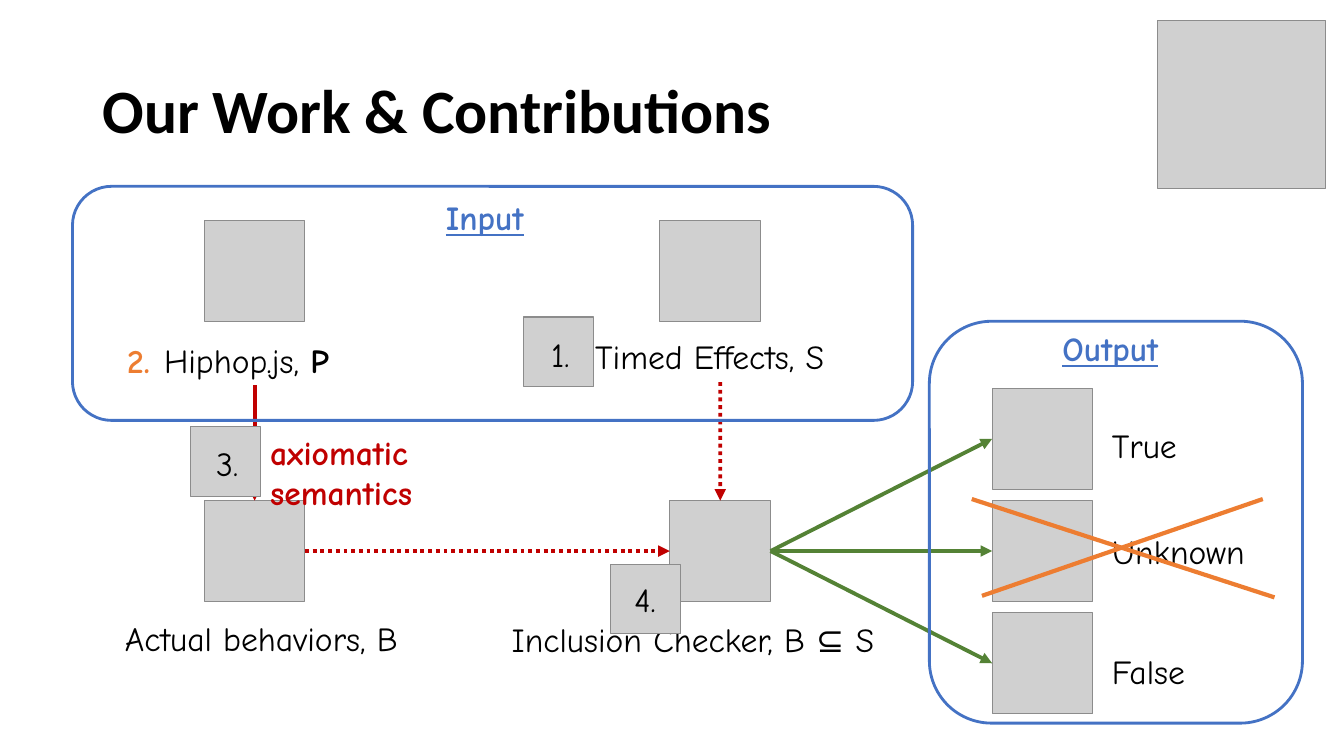
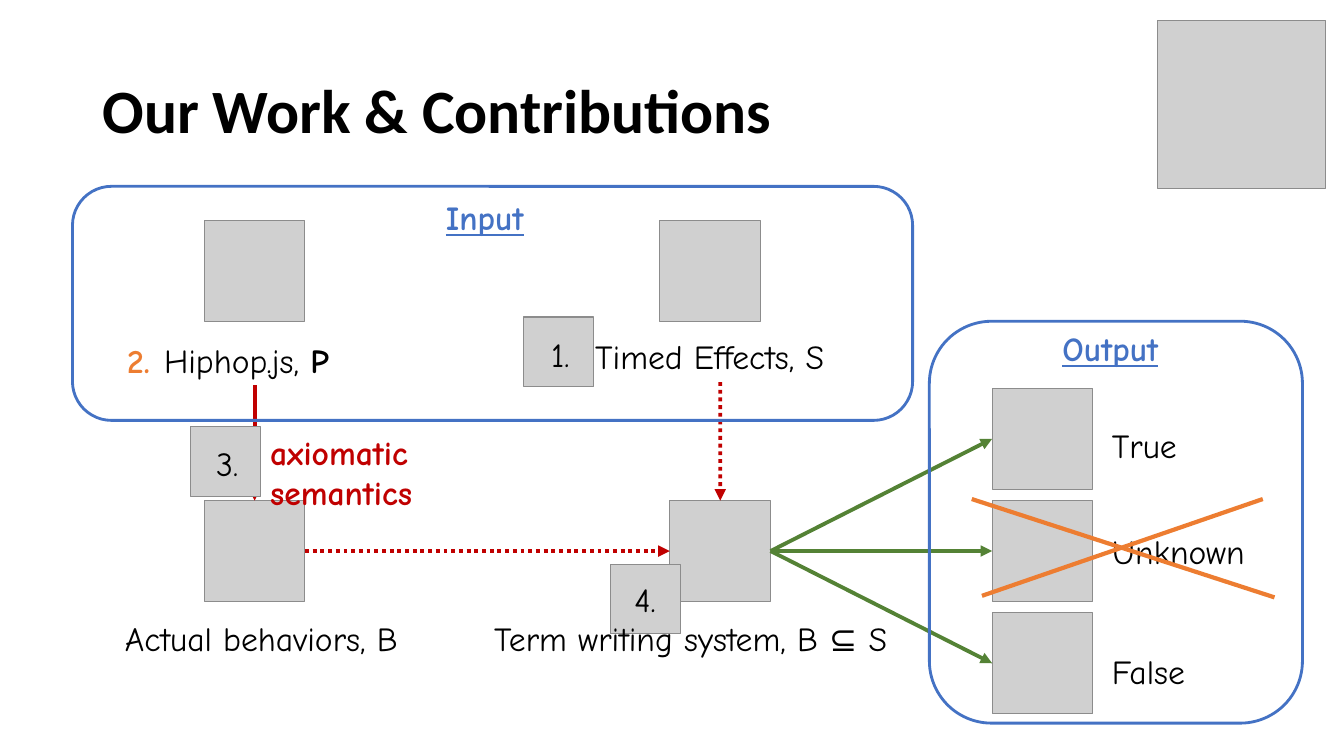
Before and after one commit to songyahui/Semantics_HIPHOP, a slide deck: slide 8 of timed_eff.pptx. Drawn at 1344x756 pixels with LibreOffice and Linux fonts; fonts in the diff are those of the drawing; grey boxes stand for pictures. Boxes give left, top, right and bottom in pixels: in the first picture for what was removed or moved away, otherwise in the second. Text is boxed around its words. In the diff, an @@ line names an element or a change of style, - is before the commit and + after.

```diff
--- a/timed_eff.pptx
+++ b/timed_eff.pptx
@@ text at bbox=[494, 622, 888, 658]: text changed @@
-Inclusion Checker, B ⊆ S
+Term writing system, B ⊆ S
```
Also in this commit, not shown: 9 other slides changed, 8 slides added.
